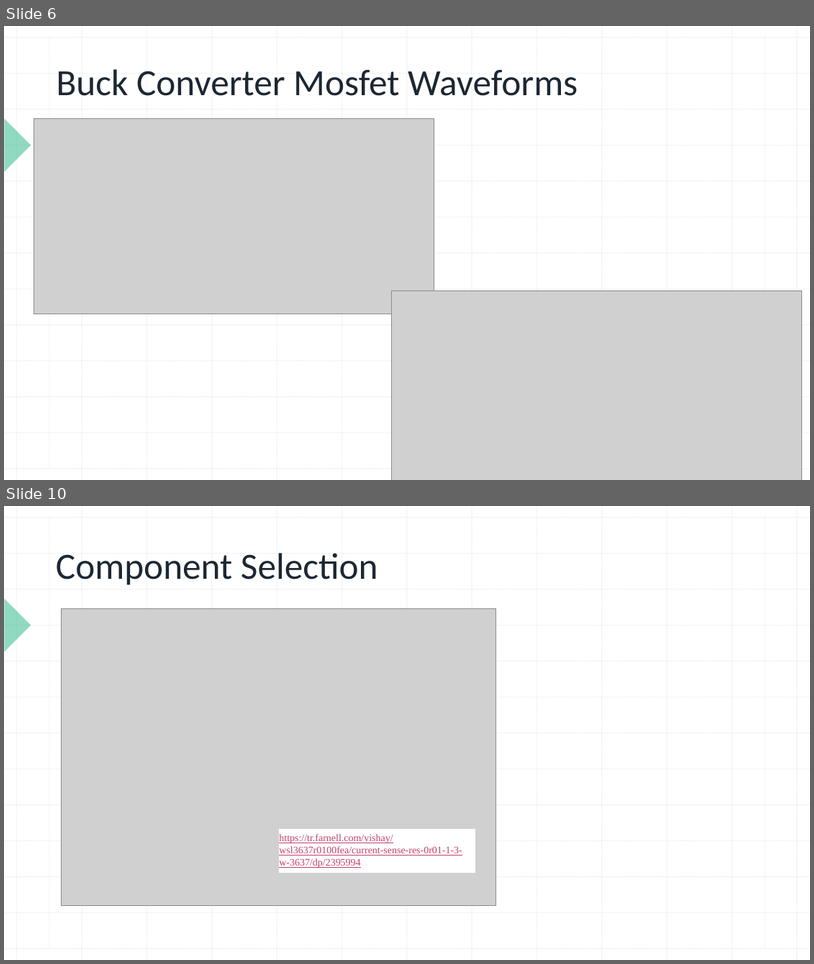
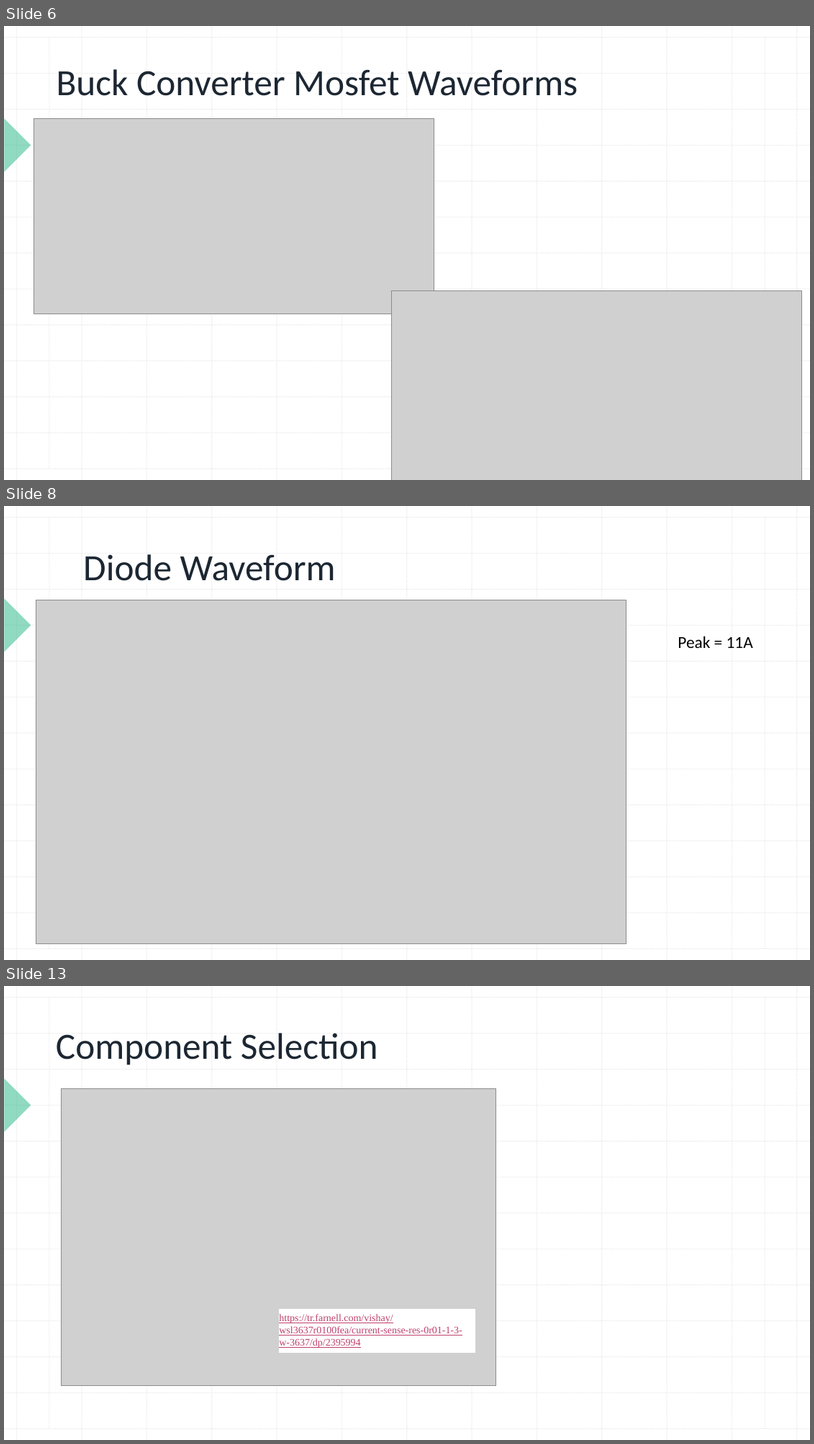
Before and after one commit to ozgurselenozge/EE463-Hardware-Project, a slide deck: Term Project/463 Project Presentation.pptx. Shown one above the other, each under a label of ours: slides 6 and 10 before the commit, slides 6, 8 and 13 after it; the slides between them are not shown. The pictures are 814x964 and 814x1444 pixels, drawn with LibreOffice and Linux fonts; fonts in the diff are those of the drawing; grey boxes stand for pictures. Boxes give left, top, right and bottom in pixels: in the first picture for what was removed or moved away, otherwise in the second. Text is boxed around its words. In the diff, an @@ line names an element or a change of style, - is before the commit and + after.

Commit message:
Presentation, waveforms added
Component waveforms added.

```diff
--- a/Term Project/463 Project Presentation.pptx
+++ b/Term Project/463 Project Presentation.pptx
@@ slide 8 added at (4, 506, 810, 960), background #FFFFFF; not listed: 29 template elements that a slide beside it also shows @@
@@ text added at (83, 554, 336, 581), 44 pt, text #1C2732 @@
+Diode Waveform
@@ picture added at (36, 600, 627, 943) @@
@@ text added at (678, 636, 754, 648), 20 pt, text #000000 @@
+Peak = 11A
@@ what was slide 10 is now slide 13 @@
```
Also in this commit, not shown: 4 slides changed, 3 other slides added.
